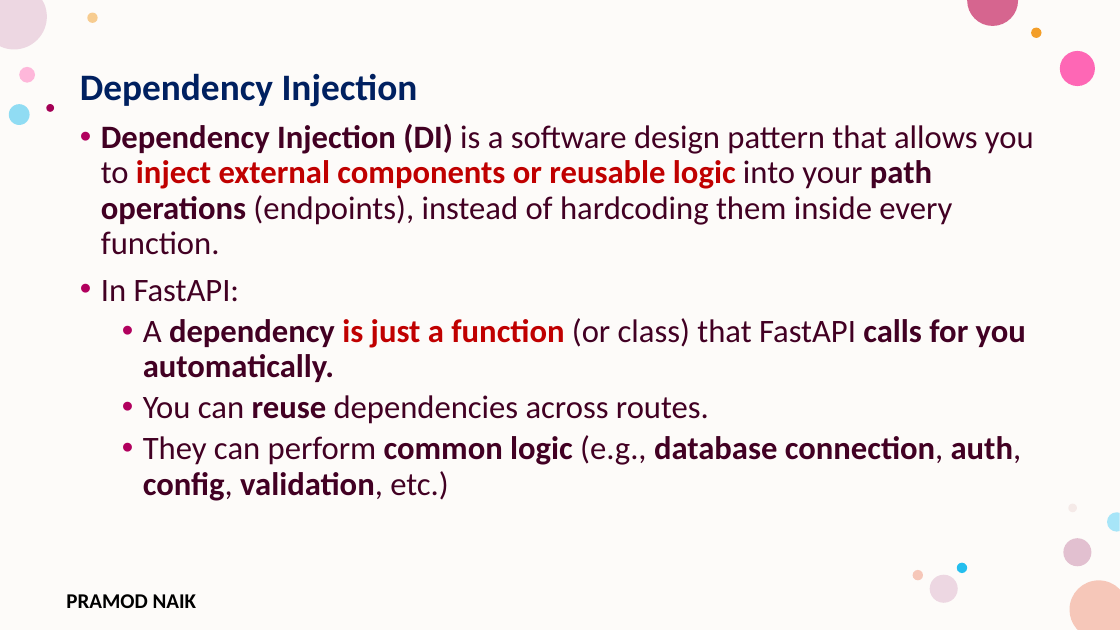
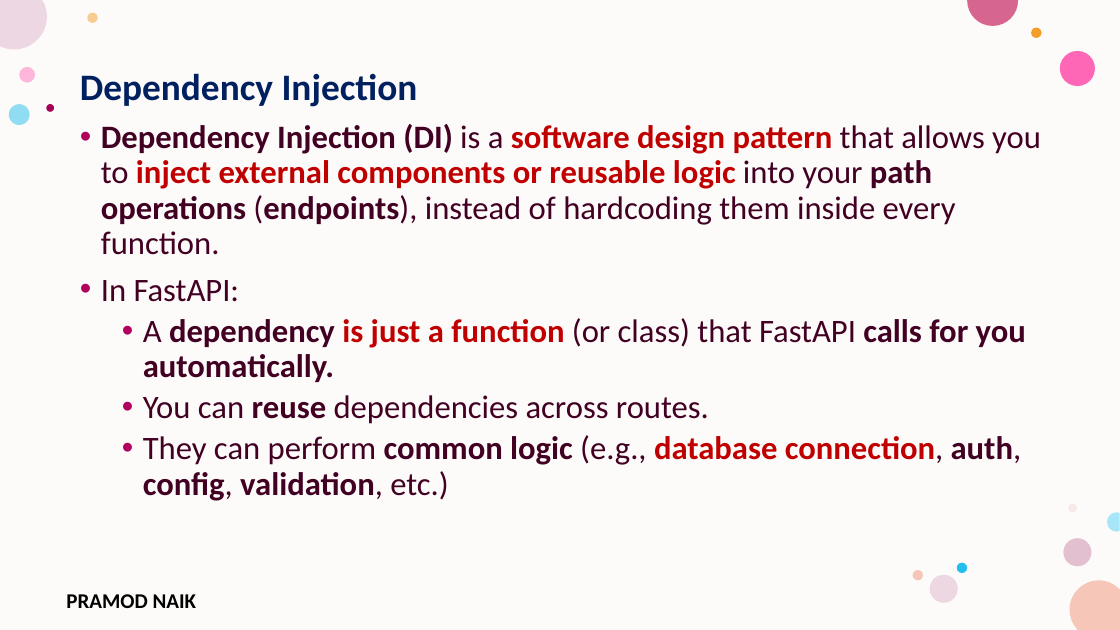
Before and after one commit to PRAMODNAIK-DEV/Backend-Dev-using-Python-FastAPI, a slide deck: slide 35 of FastAPI/FastAPI- Intermediate.pptx (slide 34 before the commit). Drawn at 1120x630 pixels with LibreOffice and Linux fonts; fonts in the diff are those of the drawing; background and template pictures are left out. Boxes give left, top, right and bottom in pixels: in the first picture for what was removed or moved away, otherwise in the second. Text is boxed around its words. In the diff, an @@ line names an element or a change of style, - is before the commit and + after.

```diff
--- a/FastAPI/FastAPI- Intermediate.pptx
+++ b/FastAPI/FastAPI- Intermediate.pptx
@@ text at bbox=[101, 124, 1041, 501]: text colour #420023 to #C00000 in "software design pattern", "database connection,"; bold on in "software design pattern (endpoints)," @@
```
Also in this commit, not shown: 5 other slides changed, 10 slides added, 5 other files.
